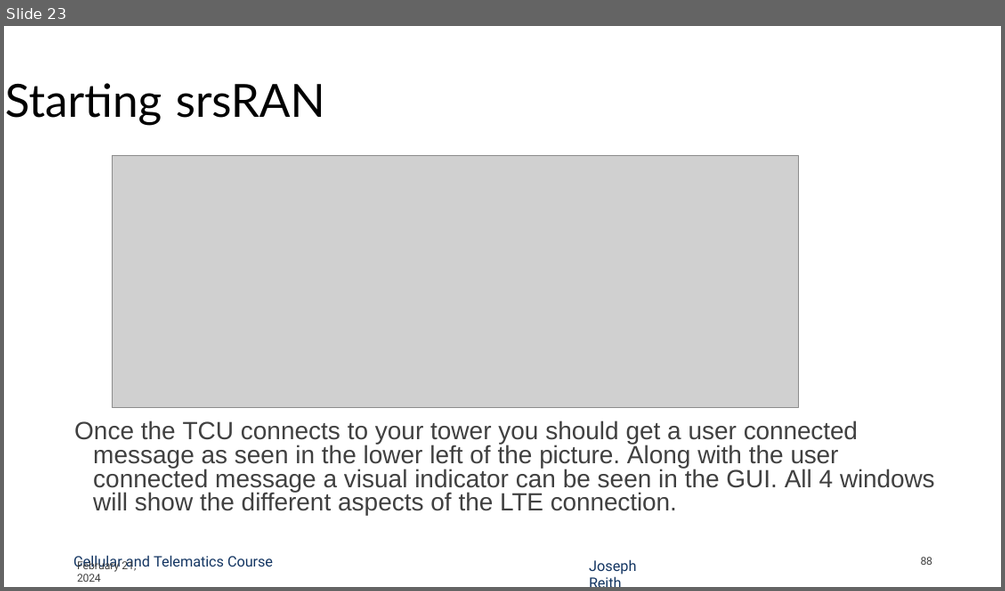
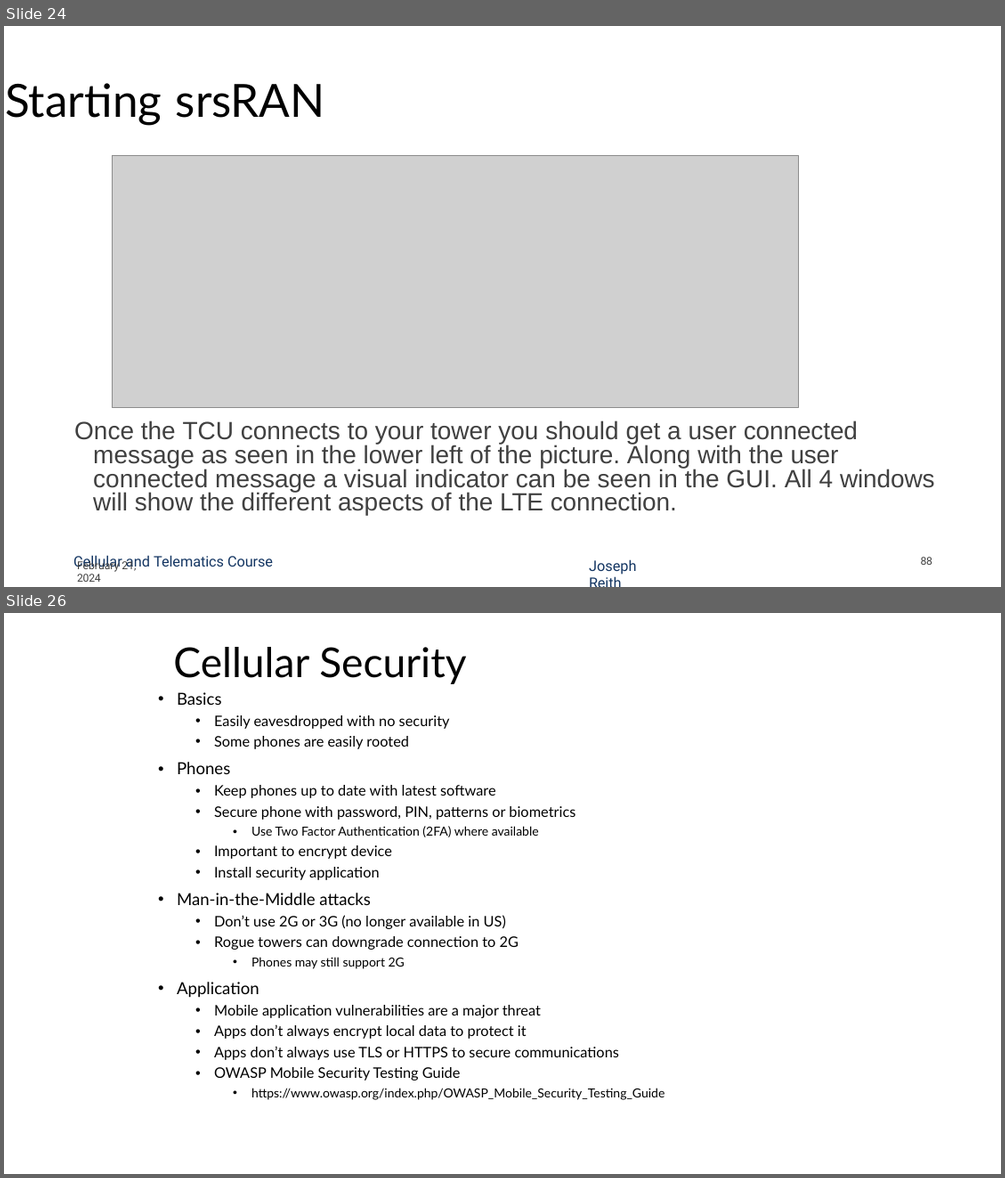
Before and after one commit to nprobert/AutoISAC-ACT-AdvWireless, a slide deck: 7 ACT AW - Cellular.pptx. Shown one above the other, each under a label of ours: slide 23 before the commit, slides 24 and 26 after it; the slides between them are not shown. The pictures are 1005x591 and 1005x1178 pixels, drawn with LibreOffice and Linux fonts; fonts in the diff are those of the drawing; grey boxes stand for pictures. Boxes give left, top, right and bottom in pixels: in the first picture for what was removed or moved away, otherwise in the second. Text is boxed around its words. In the diff, an @@ line names an element or a change of style, - is before the commit and + after.

```diff
--- a/7 ACT AW - Cellular.pptx
+++ b/7 ACT AW - Cellular.pptx
@@ slide 26 added at (x1=4, y1=613, x2=1001, y2=1174), background #FFFFFF @@
@@ title added at (x1=173, y1=647, x2=466, y2=684), 39.6 pt, text #000000 @@
+Cellular Security
@@ text added at (x1=177, y1=692, x2=664, y2=1100), 14 pt, text #000000 @@
+• Basics
+  • Easily eavesdropped with no security
+  • Some phones are easily rooted
+• Phones
+  • Keep phones up to date with latest software
+  • Secure phone with password, PIN, patterns or biometrics
+    • Use Two Factor Authentication (2FA) where available
+  • Important to encrypt device
+  • Install security application
+• Man-in-the-Middle attacks
+  • Don’t use 2G or 3G (no longer available in US)
+  • Rogue towers can downgrade connection to 2G
+    • Phones may still support 2G
+• Application
+  • Mobile application vulnerabilities are a major threat
+  • Apps don’t always encrypt local data to protect it
+  • Apps don’t always use TLS or HTTPS to secure communications
+  • OWASP Mobile Security Testing Guide
+    • https://www.owasp.org/index.php/OWASP_Mobile_Security_Testing_Guide
@@ what was slide 23 is now slide 24 @@
```
Also in this commit, not shown: 5 other slides added, 12 other files.
